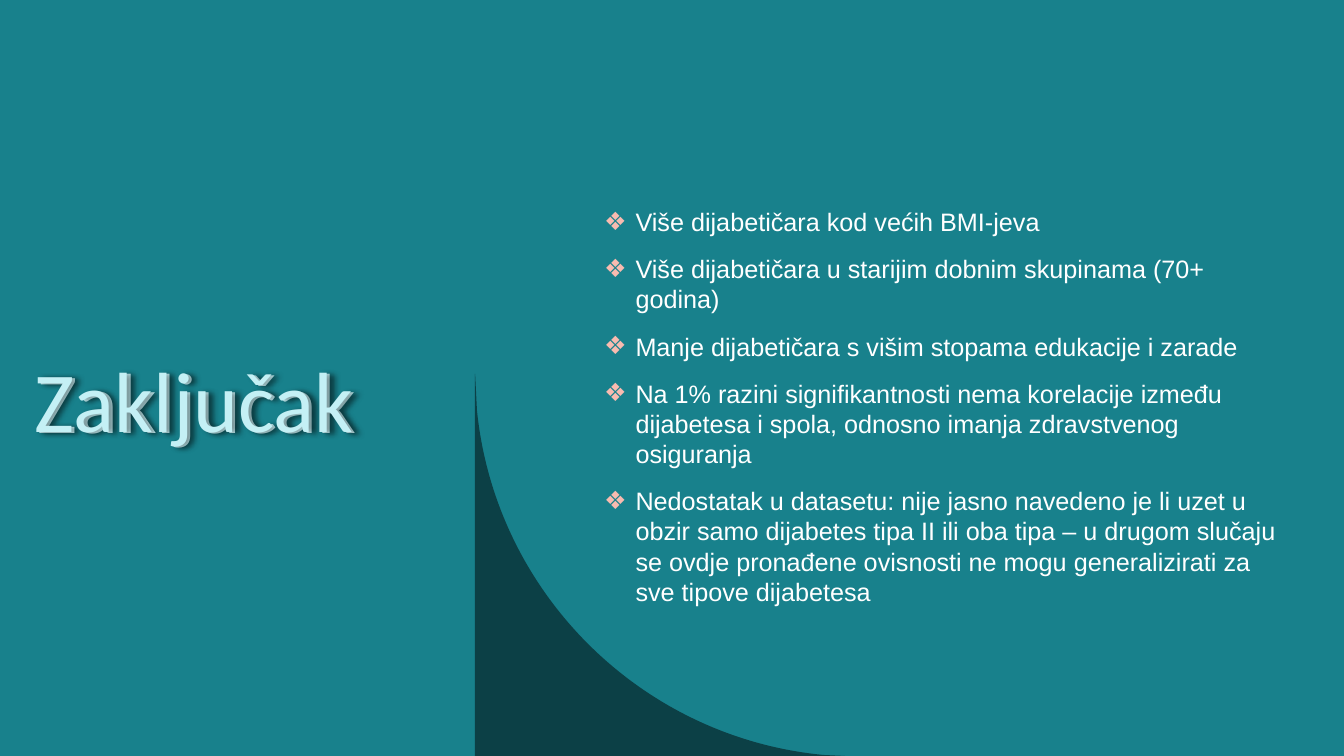
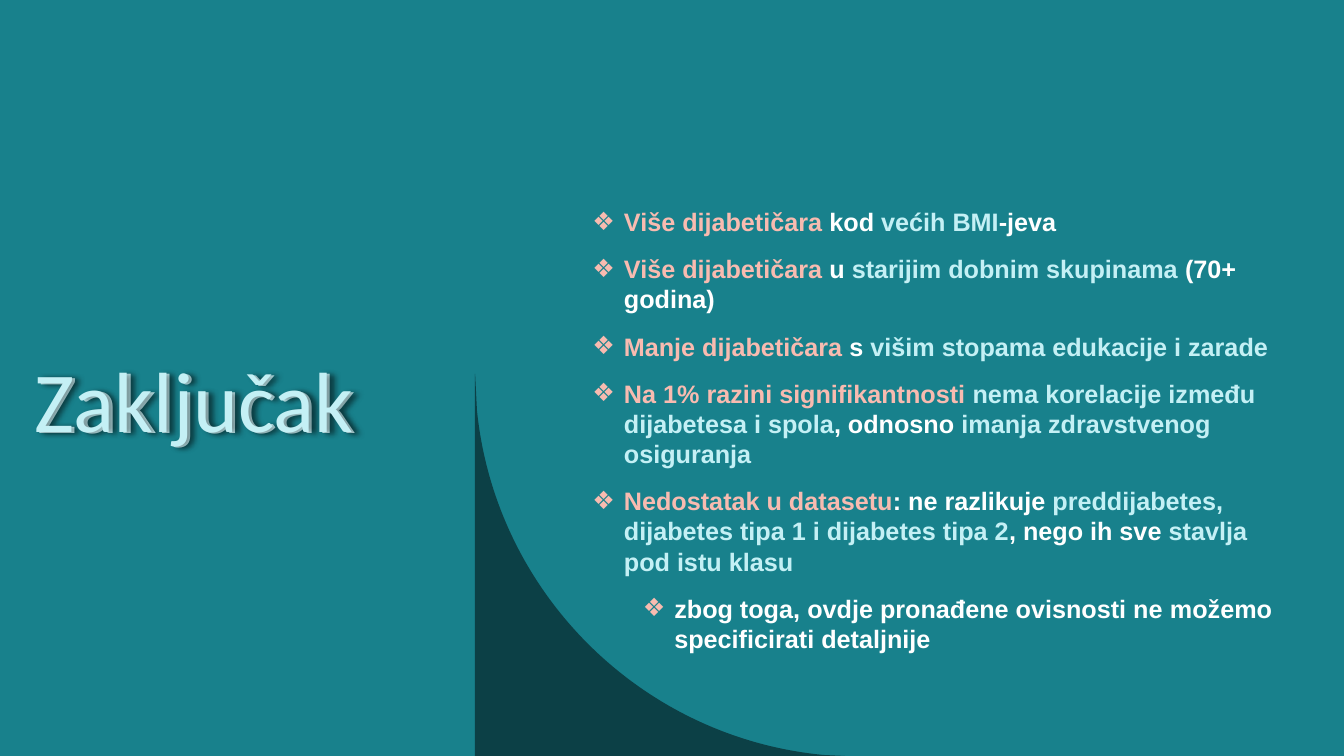
Before and after one commit to jfletcher20/diabetes-health-indicators-analysis, a slide deck: slide 24 of documentation/documentation.pptx. Drawn at 1344x756 pixels with LibreOffice and Linux fonts; fonts in the diff are those of the drawing. Boxes give left, top, right and bottom in pixels: in the first picture for what was removed or moved away, otherwise in the second. Text is boxed around its words. In the diff, an @@ line names an element or a change of style, - is before the commit and + after.

```diff
--- a/documentation/documentation.pptx
+++ b/documentation/documentation.pptx
@@ text "Više dijabetičara kod većih BMI-jeva": place and size @@
-text "Više dijabetičara kod većih BMI-jeva" at [636,212,1275,606]
+text "Više dijabetičara kod većih BMI-jeva" at [624,212,1272,653]
@@ text at [624,212,1268,469]: text colour #FFFFFF to #F8BBB0 in "Više dijabetičara", "Više dijabetičara", "Manje dijabetičara", "Na 1% razini signifikantnosti"; text colour #FFFFFF to #C4F0F5 in "većih BMI-jeva", "starijim dobnim skupinama", "višim stopama edukacije i zarade", "nema korelacije između dijabetesa i spola, imanja ..."; bold on in "Više dijabetičara kod većih BMI-jeva", "Više dijabetičara u starijim dobnim skupinama (70+ ...", "Manje dijabetičara s višim stopama edukacije i ...", "Na 1% razini signifikantnosti nema korelacije između ..." @@
@@ text at [624,491,1272,653]: text changed; bold on @@
-❖ Nedostatak u datasetu: nije jasno navedeno je li uzet u obzir samo dijabetes tipa II ili oba tipa – u drugom slučaju se ovdje pronađene ovisnosti ne mogu generalizirati za sve tipove dijabetesa
+❖ Nedostatak u datasetu: ne razlikuje preddijabetes, dijabetes tipa 1 i dijabetes tipa 2, nego ih sve stavlja pod istu klasu
+  ❖ zbog toga, ovdje pronađene ovisnosti ne možemo specificirati detaljnije
```
Also in this commit, not shown: 1 other file.
